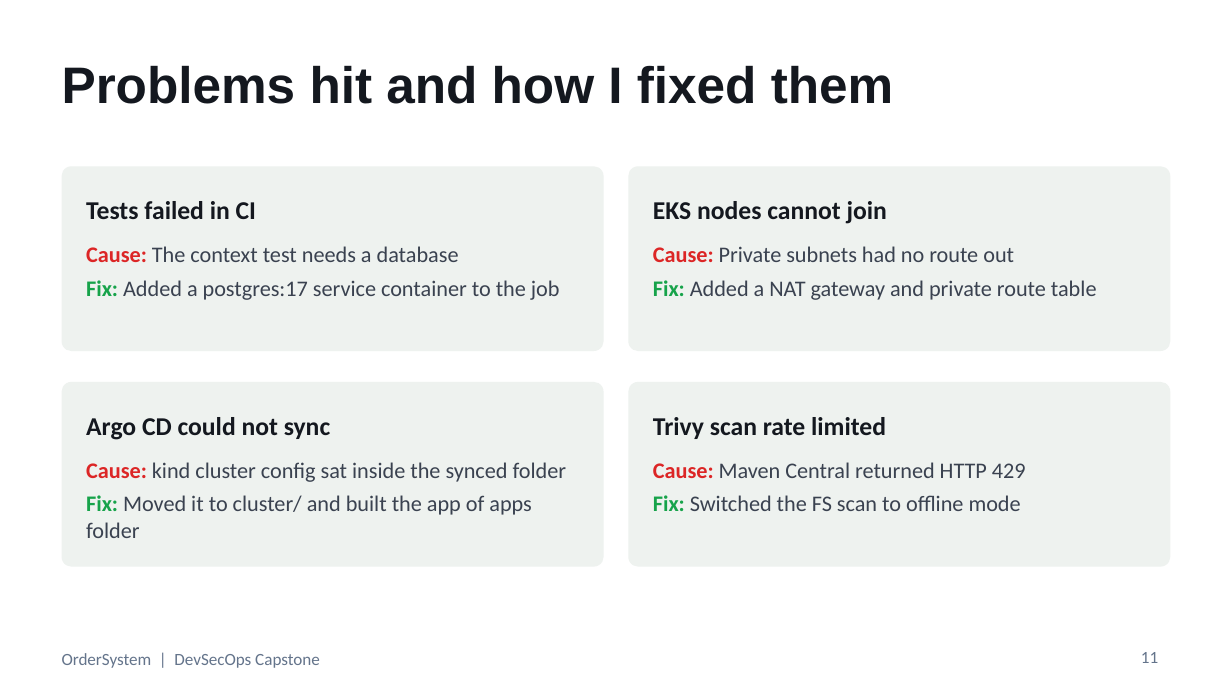
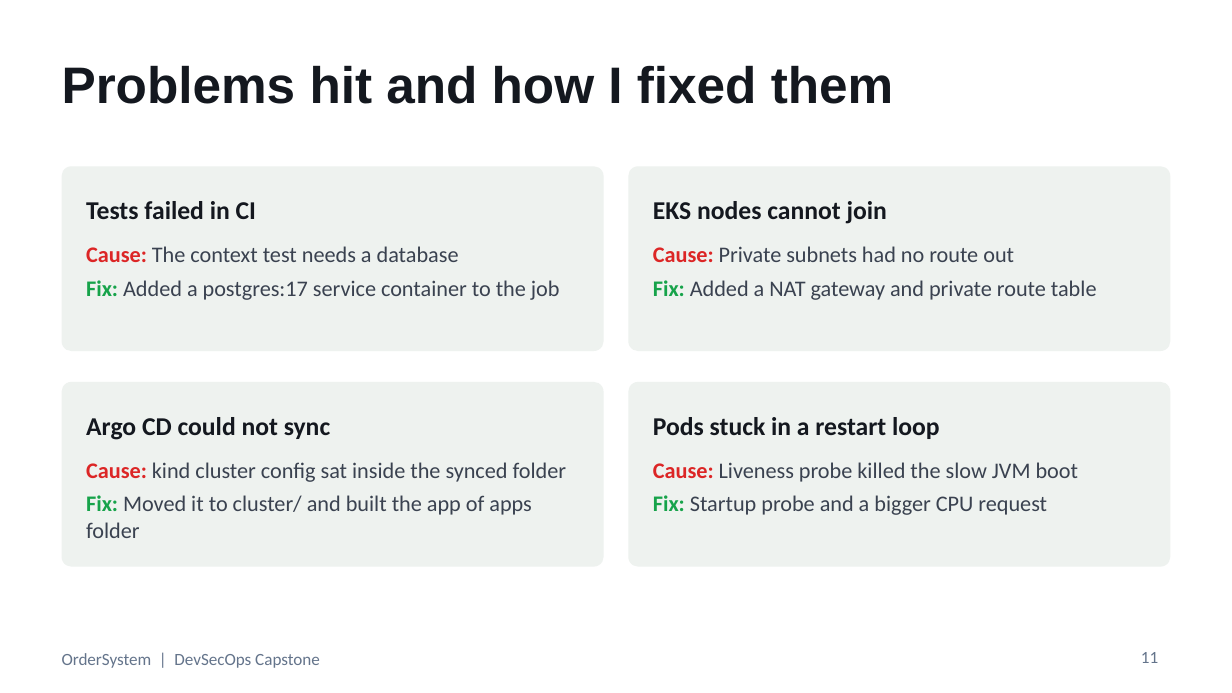
Before and after one commit to parthdagia05/devOps-final, a slide deck: slide 11 of demo/OrderSystem-DevSecOps.pptx. Drawn at 1232x693 pixels with LibreOffice and Linux fonts; fonts in the diff are those of the drawing. Boxes give left, top, right and bottom in pixels: in the first picture for what was removed or moved away, otherwise in the second. Text is boxed around its words. In the diff, an @@ line names an element or a change of style, - is before the commit and + after.

Commit message:
docs: update slides with the probe and autoscaling fix

```diff
--- a/demo/OrderSystem-DevSecOps.pptx
+++ b/demo/OrderSystem-DevSecOps.pptx
@@ text at <box>653,417,940,439</box>: text changed @@
-Trivy scan rate limited
+Pods stuck in a restart loop
@@ text at <box>653,462,1078,515</box>: text changed @@
-Cause: Maven Central returned HTTP 429
-Fix: Switched the FS scan to offline mode
+Cause: Liveness probe killed the slow JVM boot
+Fix: Startup probe and a bigger CPU request
```
Also in this commit, not shown: 1 other file.
